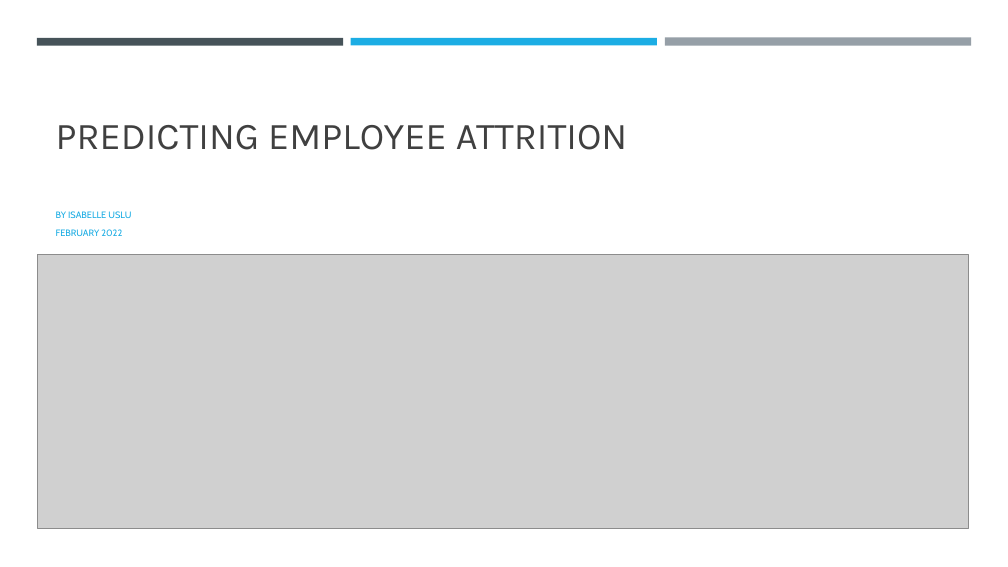
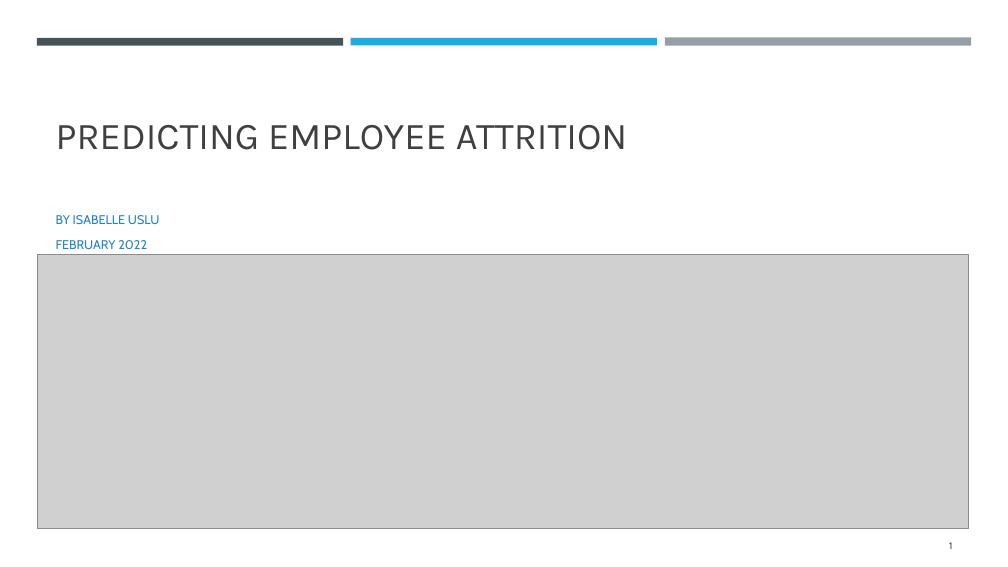
Before and after one commit to IsabelleUslu/InstituteOfDataLabs, a slide deck: slide 1 of IOD Projects/MP2New/New - Predicting Employee Attrition.pptx. Drawn at 1008x567 pixels with LibreOffice and Linux fonts; fonts in the diff are those of the drawing; grey boxes stand for pictures. Boxes give left, top, right and bottom in pixels: in the first picture for what was removed or moved away, otherwise in the second. Text is boxed around its words. In the diff, an @@ line names an element or a change of style, - is before the commit and + after.

```diff
--- a/IOD Projects/MP2New/New - Predicting Employee Attrition.pptx
+++ b/IOD Projects/MP2New/New - Predicting Employee Attrition.pptx
@@ subtitle "BY ISABELLE USLU" at (56, 215, 160, 249): size 8.8 to 12 pt, text colour #1CADE4 to #2683C6; line spacing 0.9 to 1.1 @@
@@ page number added at (949, 542, 952, 549), 9 pt, text #404040 @@
+1
```
Also in this commit, not shown: 17 other slides changed, 1 slide added, 2 other files.
